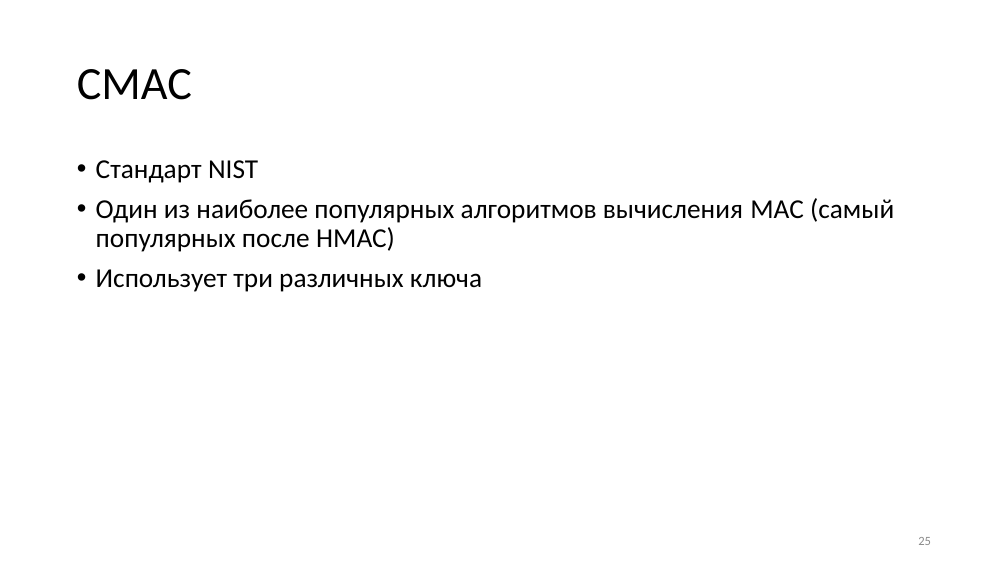
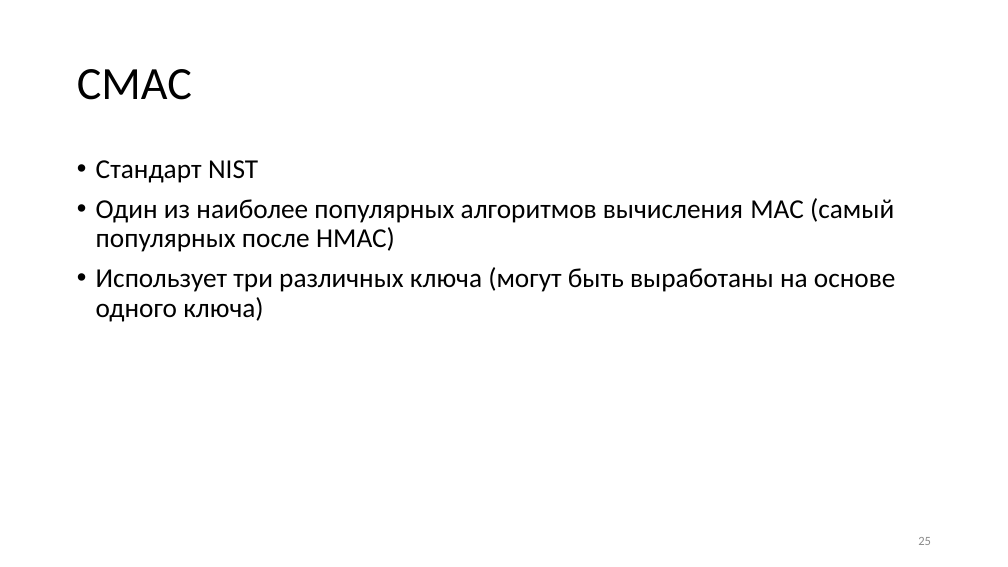
Before and after one commit to GeorgyFirsov-s-forks/CryptoLectures, a slide deck: slide 25 of Lectures/Lecture10.pptx. Drawn at 1008x567 pixels with LibreOffice and Linux fonts; fonts in the diff are those of the drawing. Boxes give left, top, right and bottom in pixels: in the first picture for what was removed or moved away, otherwise in the second. Text is boxed around its words. In the diff, an @@ line names an element or a change of style, - is before the commit and + after.

```diff
--- a/Lectures/Lecture10.pptx
+++ b/Lectures/Lecture10.pptx
@@ text at (x1=96, y1=267, x2=896, y2=322): text changed @@
-• Использует три различных ключа
+• Использует три различных ключа (могут быть выработаны на основе одного ключа)
```
Also in this commit, not shown: 2 other slides changed, 1 other file.
